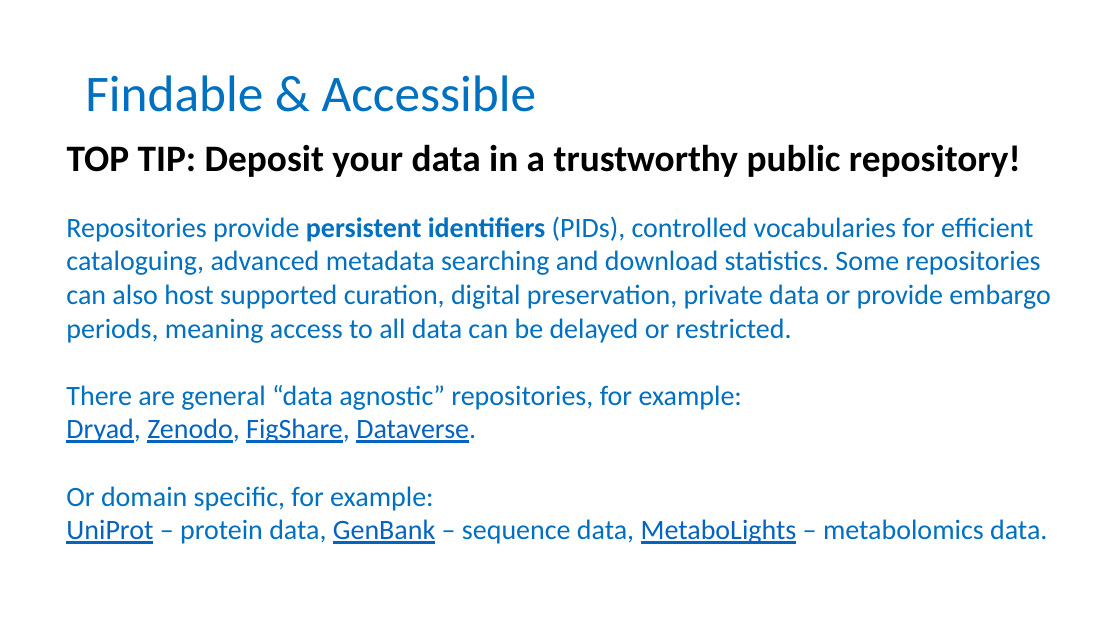
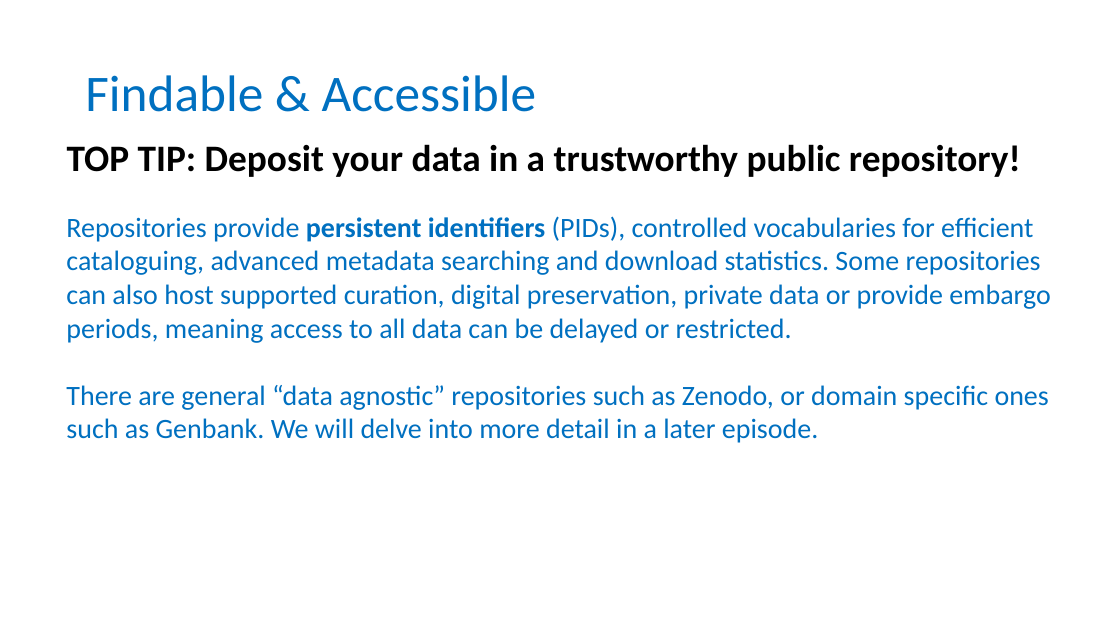
Before and after one commit to tobyhodges/probable-enigma, a slide deck: slide 10 of instructors/02-Being_FAIR.pptx. Drawn at 1120x630 pixels with LibreOffice and Linux fonts; fonts in the diff are those of the drawing; background and template pictures are left out. Boxes give left, top, right and bottom in pixels: in the first picture for what was removed or moved away, otherwise in the second. Text is boxed around its words. In the diff, an @@ line names an element or a change of style, - is before the commit and + after.

Commit message:
Got rid of duplicated list of repos between ep 2 and ep 4

```diff
--- a/instructors/02-Being_FAIR.pptx
+++ b/instructors/02-Being_FAIR.pptx
@@ text at (x1=66, y1=385, x2=1049, y2=443): text changed @@
-There are general “data agnostic” repositories, for example:
-Dryad, Zenodo, FigShare, Dataverse.
-Or domain specific, for example:
-UniProt – protein data, GenBank – sequence data, MetaboLights – metabolomics data.
+There are general “data agnostic” repositories such as Zenodo, or domain specific ones such as Genbank. We will delve into more detail in a later episode.
```
Also in this commit, not shown: 7 other files.
